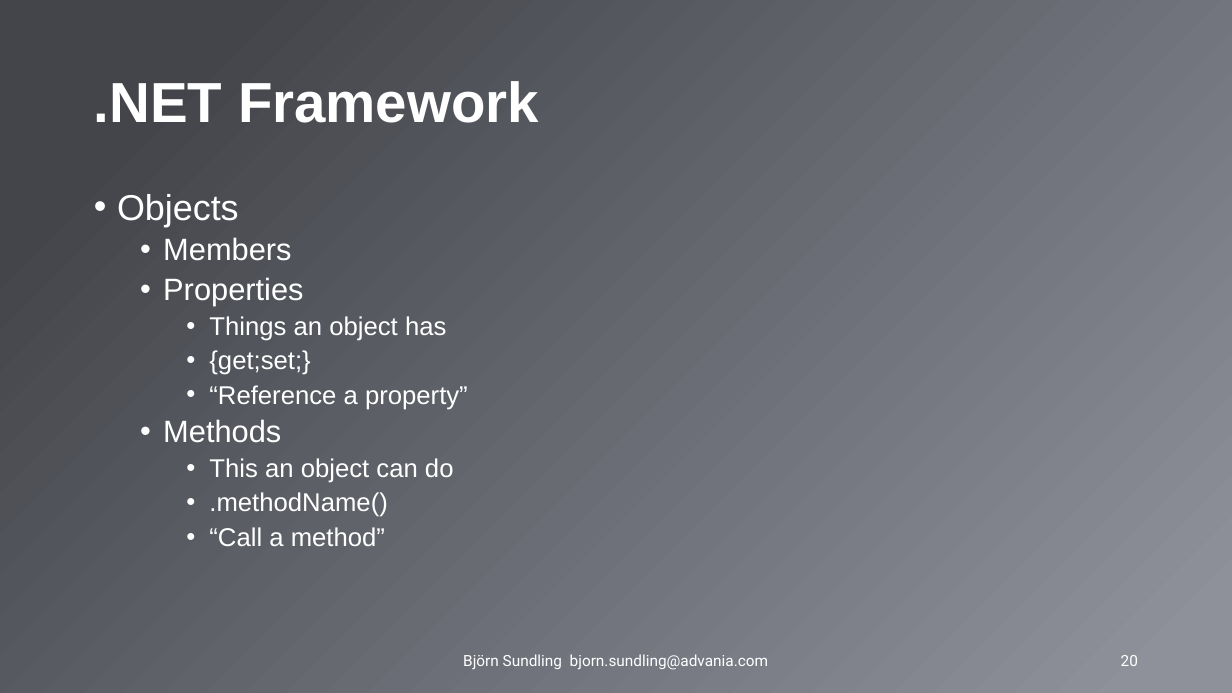
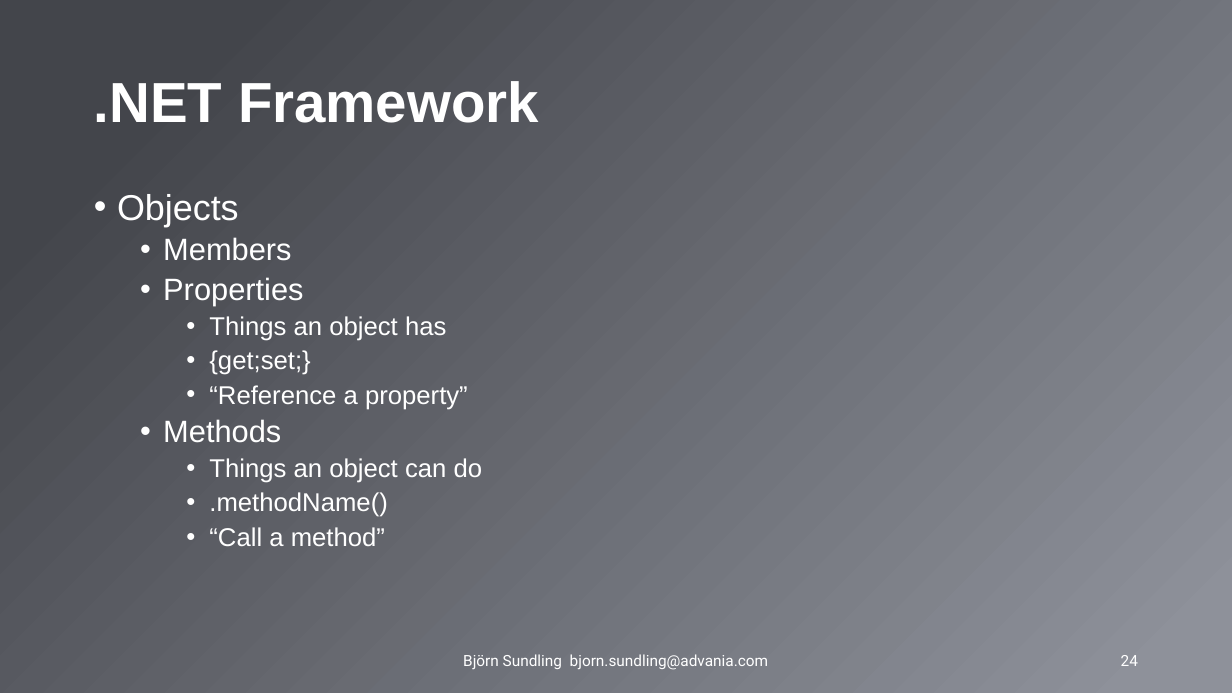
Before and after one commit to AdvaniaSE/PowerShellFundamentals, a slide deck: slide 24 of PowerShell Fundamentals.pptx (slide 20 before the commit). Drawn at 1232x693 pixels with LibreOffice and Linux fonts; fonts in the diff are those of the drawing; background and template pictures are left out. Boxes give left, top, right and bottom in pixels: in the first picture for what was removed or moved away, otherwise in the second. Text is boxed around its words. In the diff, an @@ line names an element or a change of style, - is before the commit and + after.

```diff
--- a/PowerShell Fundamentals.pptx
+++ b/PowerShell Fundamentals.pptx
@@ text at <box>209,458,483,483</box>: text changed @@
-    • This an object can do
+    • Things an object can do
@@ page number at <box>1121,655,1138,666</box>: text changed @@
-20
+24
```
Also in this commit, not shown: 4 other slides changed, 4 slides added.
